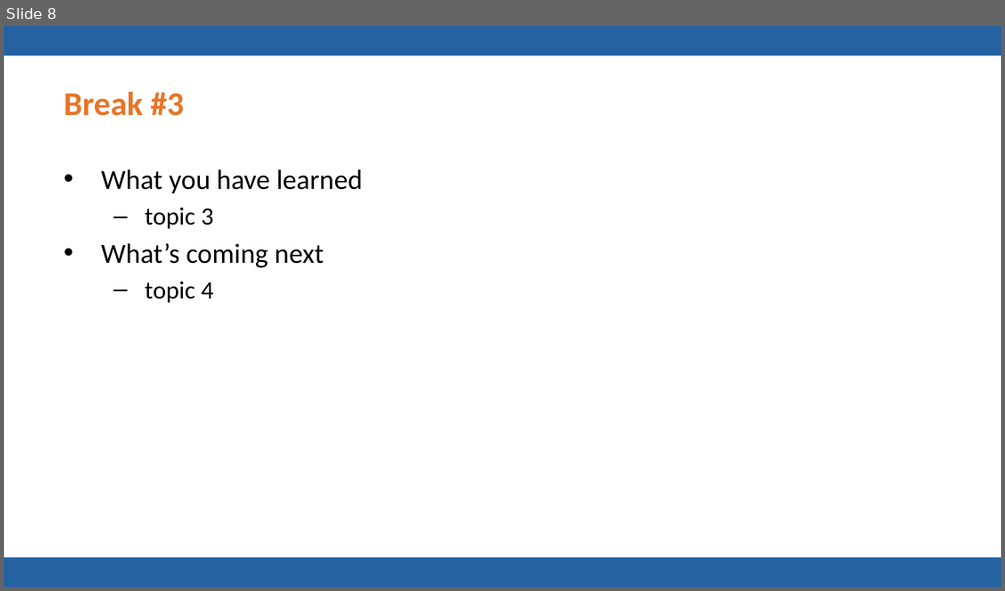
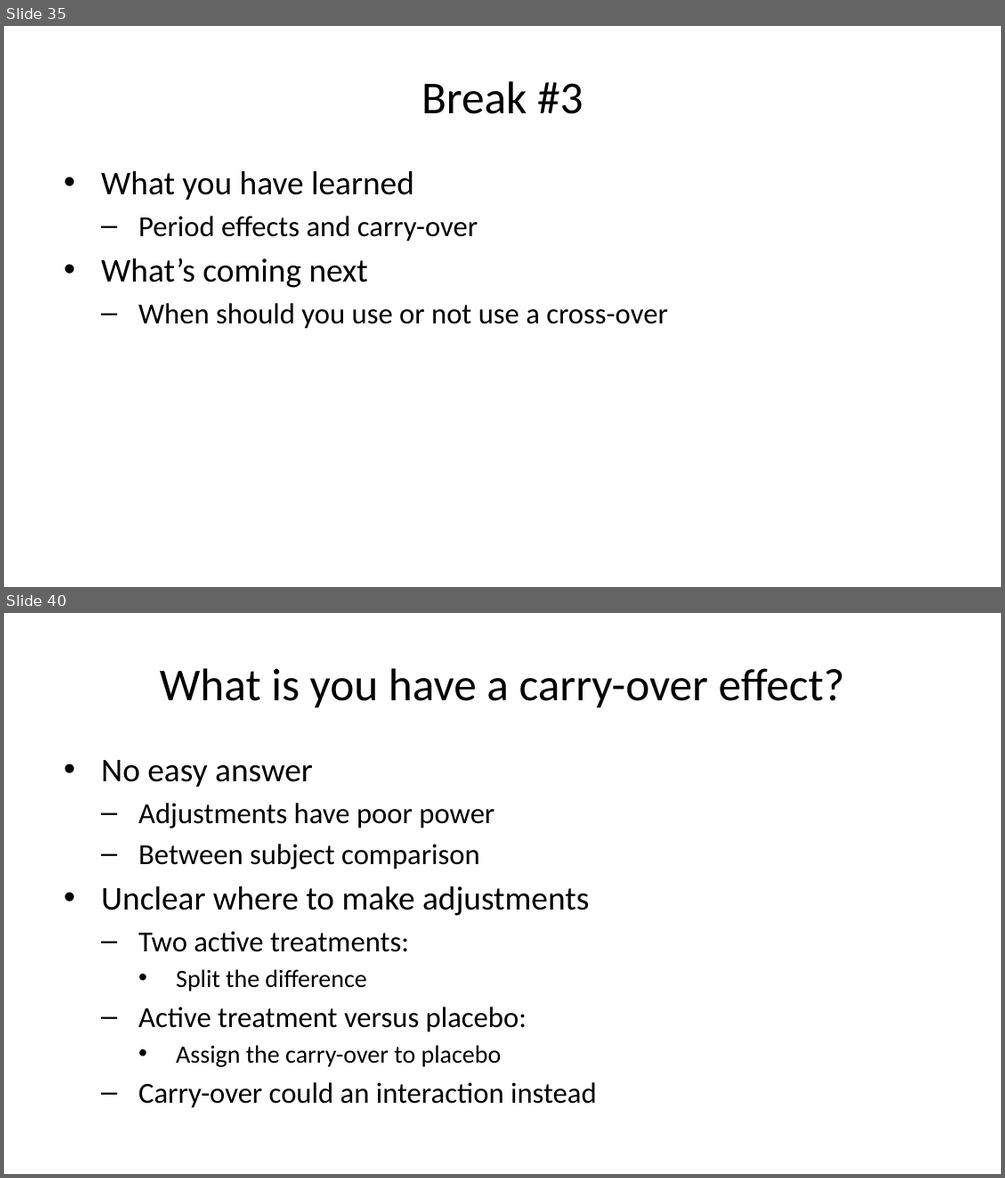
Before and after one commit to pmean/talks, a slide deck: cross-over/results/cross-over-slides-and-speaker-notes.pptx. Shown one above the other, each under a label of ours: slide 8 before the commit, slides 35 and 40 after it; the slides between them are not shown. The pictures are 1005x591 and 1005x1178 pixels, drawn with LibreOffice and Linux fonts; fonts in the diff are those of the drawing; background and template pictures are left out. Boxes give left, top, right and bottom in pixels: in the first picture for what was removed or moved away, otherwise in the second. Text is boxed around its words. In the diff, an @@ line names an element or a change of style, - is before the commit and + after.

```diff
--- a/cross-over/results/cross-over-slides-and-speaker-notes.pptx
+++ b/cross-over/results/cross-over-slides-and-speaker-notes.pptx
@@ slide 40 added at bbox=[4, 613, 1001, 1174], background #FFFFFF @@
@@ title added at bbox=[160, 668, 845, 708], 33 pt, text #000000 @@
+What is you have a carry-over effect?
@@ text added at bbox=[101, 760, 597, 1108], 21 pt, text #000000 @@
+• No easy answer
+  – Adjustments have poor power
+  – Between subject comparison
+• Unclear where to make adjustments
+  – Two active treatments:
+    • Split the difference
+  – Active treatment versus placebo:
+    • Assign the carry-over to placebo
+  – Carry-over could an interaction instead
@@ what was slide 8 is now slide 35 @@
@@ slide 35 changed as well @@
@@ rectangle removed at bbox=[4, 26, 1001, 56] @@
@@ title "Break #3" at bbox=[421, 81, 582, 114]: size 24 to 33 pt, text colour #E87427 to #000000, bold off; alignment left to centre @@
@@ text at bbox=[101, 171, 414, 288]: size 20 to 24 pt in "What you have learned", "What’s coming next" @@
@@ text at bbox=[138, 216, 477, 241]: text changed; size 18 to 21 pt @@
-  – topic 3
+  – Period effects and carry-over
@@ text at bbox=[138, 303, 668, 329]: text changed; size 18 to 21 pt @@
-  – topic 4
+  – When should you use or not use a cross-over
@@ rectangle removed at bbox=[4, 557, 1001, 587] @@
```
Also in this commit, not shown: 4 other slides changed, 44 other slides added, 9 slides removed, 9 other files.
